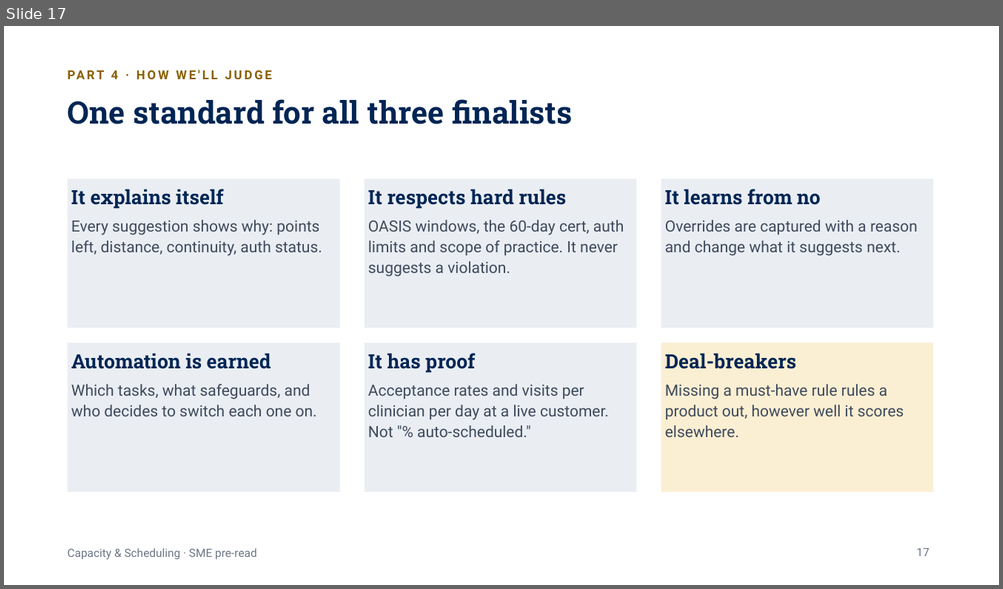
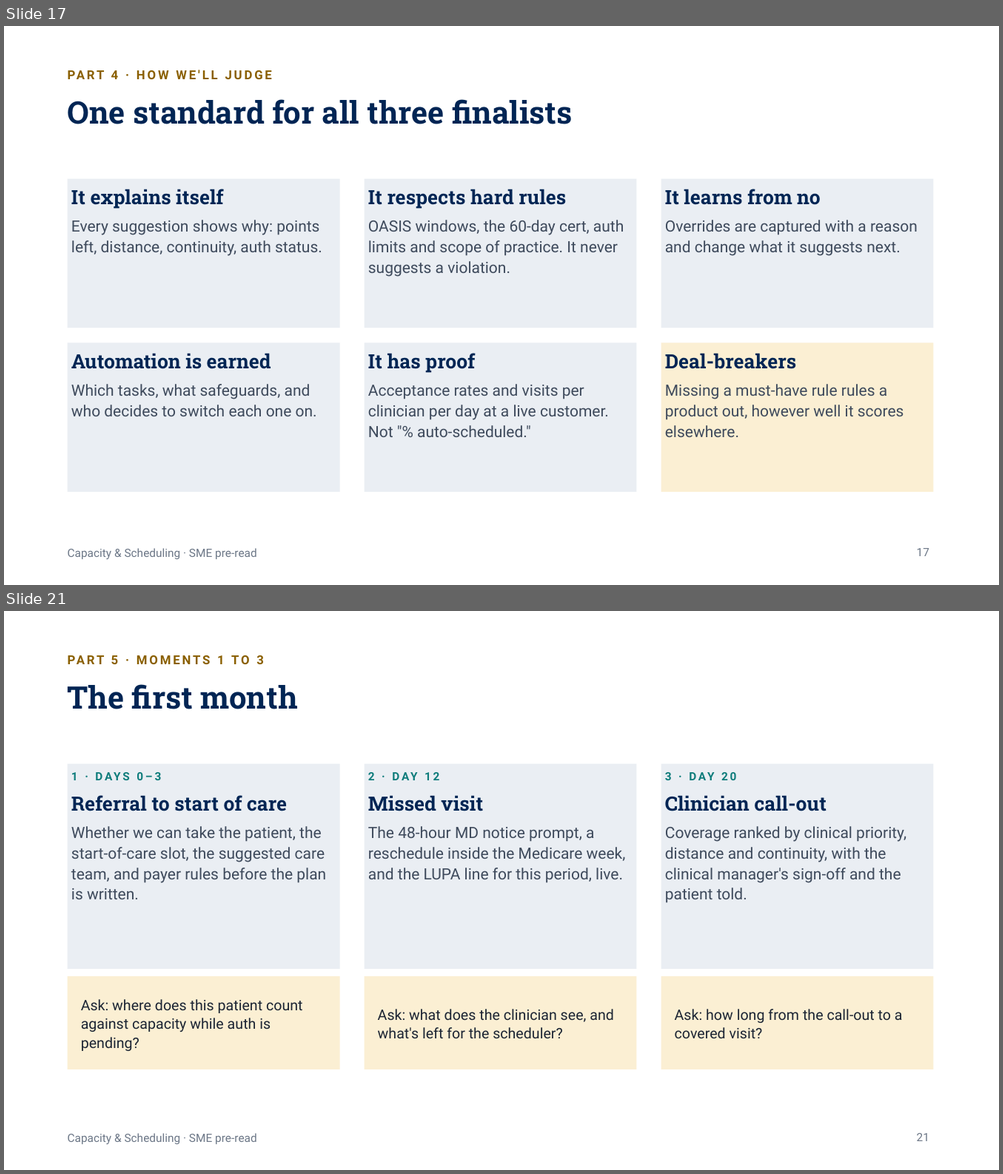
Before and after one commit to worker-max/compassus-capacity-pm, a slide deck: agents/compassus-capacity-pm/artifacts/Nashville-SME-PreRead.pptx. Shown one above the other, each under a label of ours: slide 17 before the commit, slides 17 and 21 after it; the slides between them are not shown. The pictures are 1003x589 and 1003x1174 pixels, drawn with LibreOffice and Linux fonts; fonts in the diff are those of the drawing. Boxes give left, top, right and bottom in pixels: in the first picture for what was removed or moved away, otherwise in the second. Text is boxed around its words. In the diff, an @@ line names an element or a change of style, - is before the commit and + after.

```diff
--- a/agents/compassus-capacity-pm/artifacts/Nashville-SME-PreRead.pptx
+++ b/agents/compassus-capacity-pm/artifacts/Nashville-SME-PreRead.pptx
@@ slide 21 added at bbox=[4, 611, 999, 1170], background #FFFFFF; not listed: 1 template element that a slide beside it also shows @@
@@ text added at bbox=[111, 655, 264, 664], 12 pt, text #8A5F00, bold @@
+PART 5 · MOMENTS 1 TO 3
@@ title added at bbox=[68, 684, 297, 709], 30 pt, text #002554, bold @@
+The first month
@@ rectangle added at bbox=[68, 764, 340, 969], fill #EAEEF3 @@
@@ rectangle added at bbox=[364, 764, 637, 969], fill #EAEEF3 @@
@@ rectangle added at bbox=[661, 764, 933, 969], fill #EAEEF3 @@
@@ text added at bbox=[71, 772, 326, 900], 15 pt, text #3E4A5C @@
+1 · DAYS 0–3
+Referral to start of care
+Whether we can take the patient, the start-of-care slot, the suggested care team, and payer rules before the plan is written.
@@ text added at bbox=[368, 772, 626, 883], 15 pt, text #3E4A5C @@
+2 · DAY 12
+Missed visit
+The 48-hour MD notice prompt, a reschedule inside the Medicare week, and the LUPA line for this period, live.
@@ text added at bbox=[665, 772, 906, 903], 15 pt, text #3E4A5C @@
+3 · DAY 20
+Clinician call-out
+Coverage ranked by clinical priority, distance and continuity, with the clinical manager's sign-off and the patient told.
@@ rectangle added at bbox=[68, 977, 340, 1070], fill #FBEFD3 @@
@@ rectangle added at bbox=[364, 977, 637, 1070], fill #FBEFD3 @@
@@ rectangle added at bbox=[661, 977, 933, 1070], fill #FBEFD3 @@
@@ text added at bbox=[81, 999, 303, 1051], 14 pt, text #1B2433 @@
+Ask: where does this patient count against capacity while auth is pending?
@@ text added at bbox=[378, 1009, 614, 1039], 14 pt, text #1B2433 @@
+Ask: what does the clinician see, and what's left for the scheduler?
@@ text added at bbox=[674, 1009, 902, 1039], 14 pt, text #1B2433 @@
+Ask: how long from the call-out to a covered visit?
@@ page number added at bbox=[916, 1133, 929, 1142], 11 pt, text #6B7686 @@
+21
```
Also in this commit, not shown: 4 slides changed, 5 other slides added.
